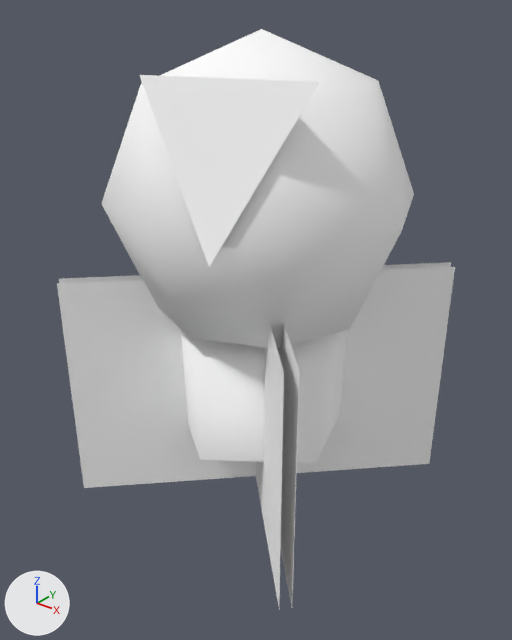
The glTF model public/3d/item/model__item__shop.ofs_3137_0/3137IMFY01_09.gltf: old version first, new version second.
The view is the same before and after, from a camera (50 mm lens) standing at (0.872, -1.107, 1.098) and looking at (0.014, -0.034, 0.433). Lighting does not change. The marker at lower left points along +X, +Y and +Z. The picture after the commit comes second.

The first picture shows '3137IMFY01_09'.
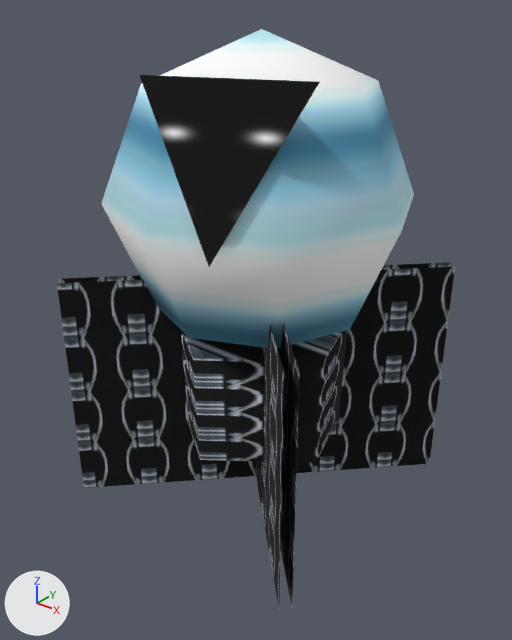
The change in detail:
Picture 'imfy01_09_2' (img_imfy01_09_2) is new.
Picture 'imfy01_09_1' (img_imfy01_09_1) is new.
Picture 'imfy01_09_0' (img_imfy01_09_0) is new.
In material 'imfy01_09_0' (mat_imfy01_09_0), base_color is no longer (1.0, 1.0, 1.0), white #ffffff.
In material 'imfy01_09_0' (mat_imfy01_09_0), texture is now set to img_imfy01_09_0.
In material 'imfy01_09_1' (mat_imfy01_09_1), base_color is no longer (1.0, 1.0, 1.0), white #ffffff.
In material 'imfy01_09_1' (mat_imfy01_09_1), texture is now set to img_imfy01_09_1.
In material 'imfy01_09_2' (mat_imfy01_09_2), base_color is no longer (1.0, 1.0, 1.0), white #ffffff.
In material 'imfy01_09_2' (mat_imfy01_09_2), texture is now set to img_imfy01_09_2.

Boxes [x1, y1, x2, y2] around the edits, measured in the pictures (512 x 640 px):
'3137IMFY01_09', surface changed (white to black)
    both: [57, 29, 455, 606]
